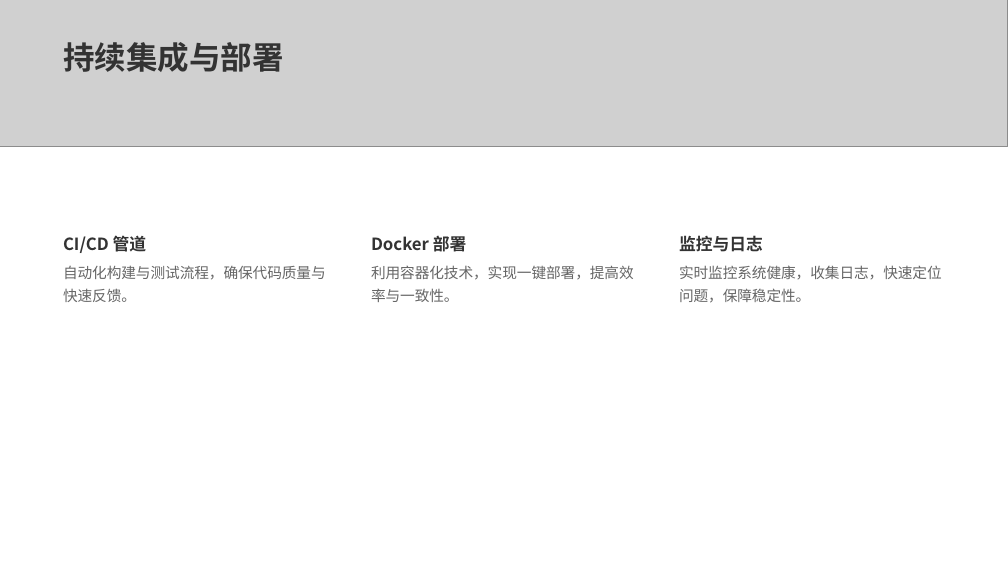
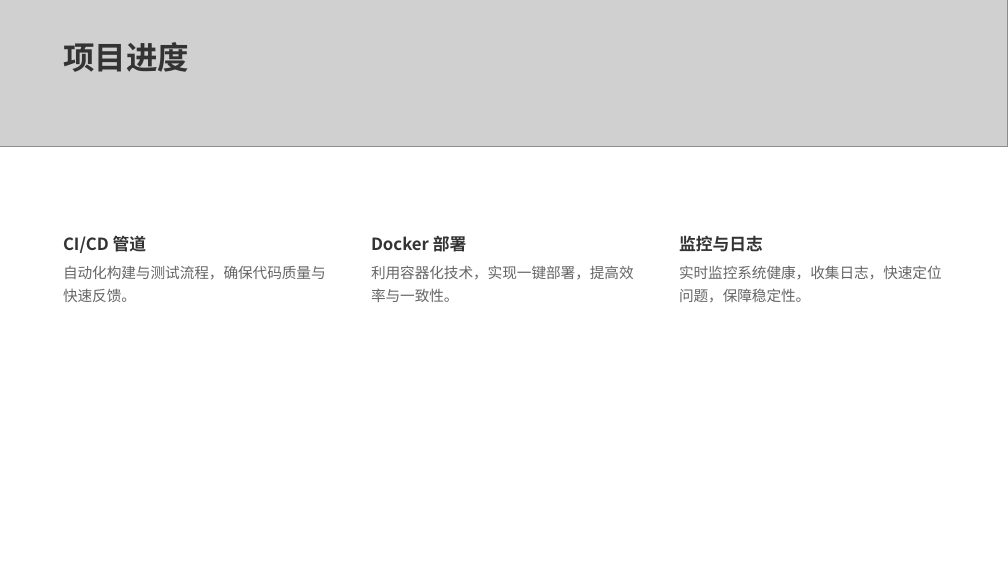
Before and after one commit to anymore131/mini-erp, a slide deck: slide 20 of 基于Spring Cloud的小型ERP系统设计.pptx (slide 17 before the commit). Drawn at 1008x567 pixels with LibreOffice and Linux fonts; fonts in the diff are those of the drawing; grey boxes stand for pictures. Boxes give left, top, right and bottom in pixels: in the first picture for what was removed or moved away, otherwise in the second. Text is boxed around its words. In the diff, an @@ line names an element or a change of style, - is before the commit and + after.

```diff
--- a/基于Spring Cloud的小型ERP系统设计.pptx
+++ b/基于Spring Cloud的小型ERP系统设计.pptx
@@ text at box(63, 42, 189, 72): text changed @@
-持续集成与部署
+项目进度
```
Also in this commit, not shown: 11 other slides changed, 9 slides added, 9 slides removed.
